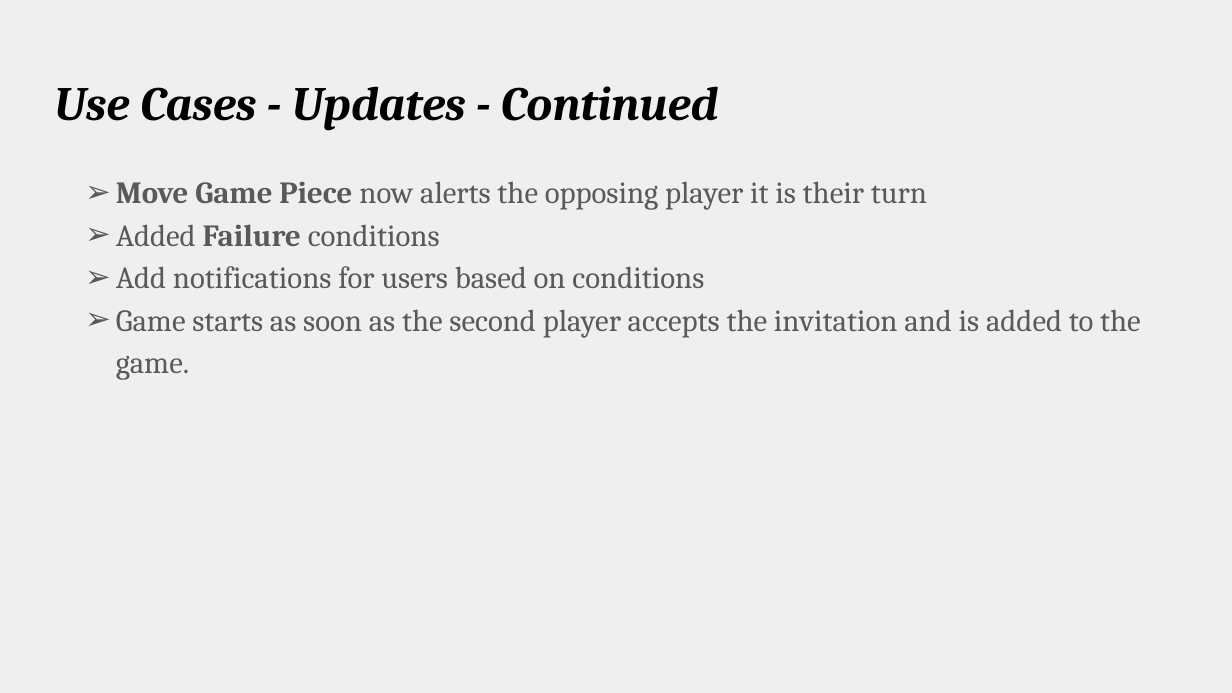
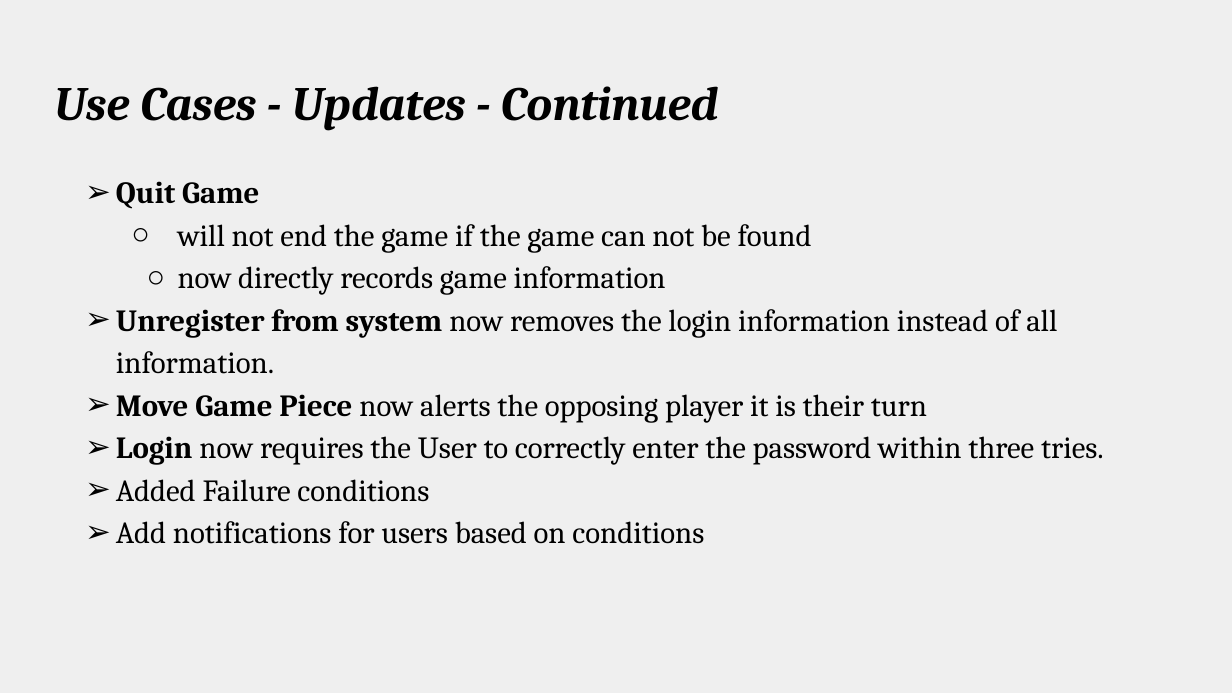
Before and after one commit to amgunden/cs414-f17-301-chessire-coders, a slide deck: slide 10 of documentation/P2 Presentation.pptx. Drawn at 1232x693 pixels with LibreOffice and Linux fonts; fonts in the diff are those of the drawing. Boxes give left, top, right and bottom in pixels: in the first picture for what was removed or moved away, otherwise in the second. Text is boxed around its words. In the diff, an @@ line names an element or a change of style, - is before the commit and + after.

```diff
--- a/documentation/P2 Presentation.pptx
+++ b/documentation/P2 Presentation.pptx
@@ text at bbox=[116, 181, 1057, 374]: paragraphs added @@
+➢ Quit Game
+  ○ will not end the game if the game can not be found
+  ○ now directly records game information
+➢ Unregister from system now removes the login information instead of all information.
@@ text at bbox=[116, 309, 1141, 380]: paragraph removed @@
-➢ Game starts as soon as the second player accepts the invitation and is added to the game.
@@ text at bbox=[116, 394, 927, 544]: text colour #595959 to #000000 in "Move Game Piece now alerts the opposing ...", "Added Failure conditions", "Add notifications for users based on conditions"; bold off in "Failure"; bullet colour #595959 to #000000 @@
@@ text at bbox=[116, 436, 1104, 465]: paragraph added @@
+➢ Login now requires the User to correctly enter the password within three tries.
```
Also in this commit, not shown: 4 other slides changed, 1 slide added.
